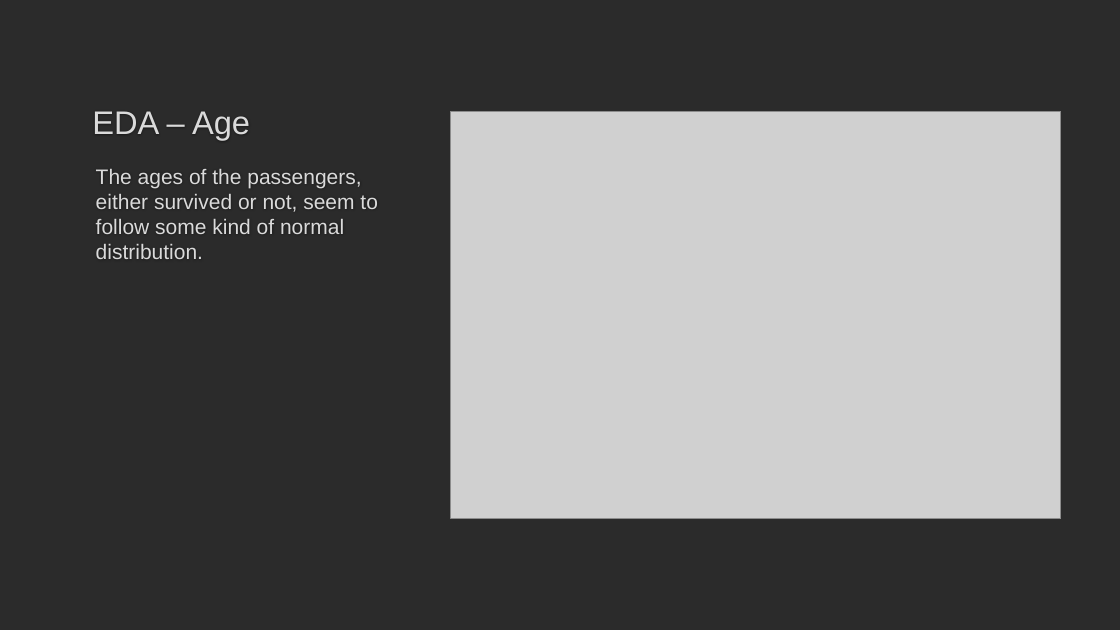
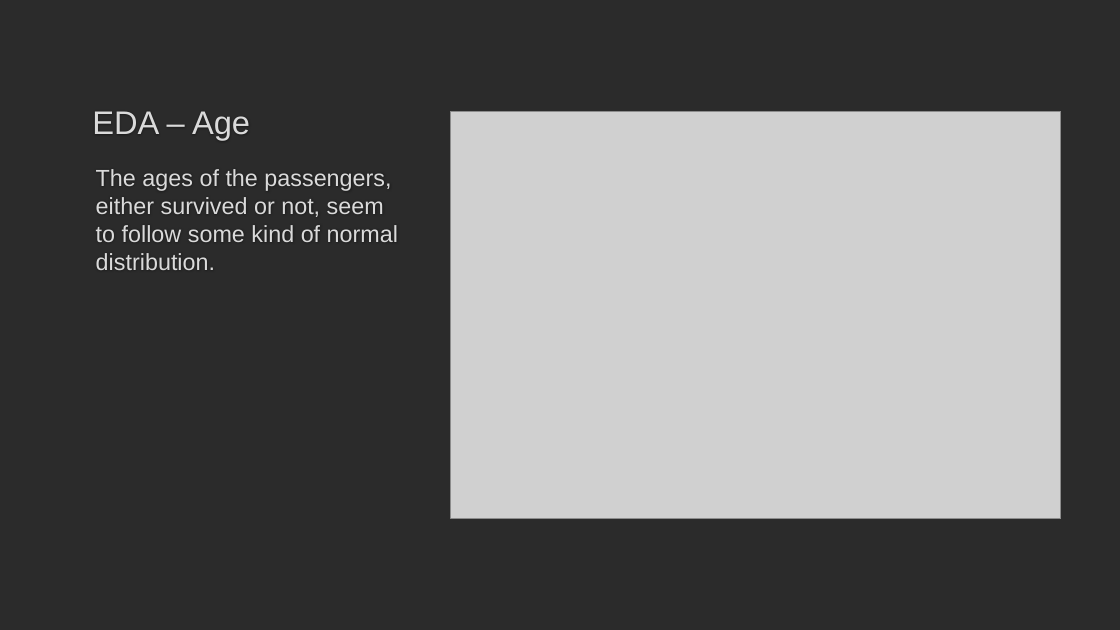
Before and after one commit to Moaaz-Mahmoud/Third-Year-Electrical-Testing-3A, a slide deck: slide 15 of projects-for-the-practical-exam/titanic/presentation.pptx. Drawn at 1120x630 pixels with LibreOffice and Linux fonts; fonts in the diff are those of the drawing; grey boxes stand for pictures; background and template pictures are left out; a plain dark background stands for a picture behind light text. Boxes give left, top, right and bottom in pixels: in the first picture for what was removed or moved away, otherwise in the second. Text is boxed around its words. In the diff, an @@ line names an element or a change of style, - is before the commit and + after.

```diff
--- a/projects-for-the-practical-exam/titanic/presentation.pptx
+++ b/projects-for-the-practical-exam/titanic/presentation.pptx
@@ text "The ages of the passengers, ..." at [96, 169, 398, 270]: size 18 to 20 pt @@
```
Also in this commit, not shown: 7 other slides changed, 1 other file.
